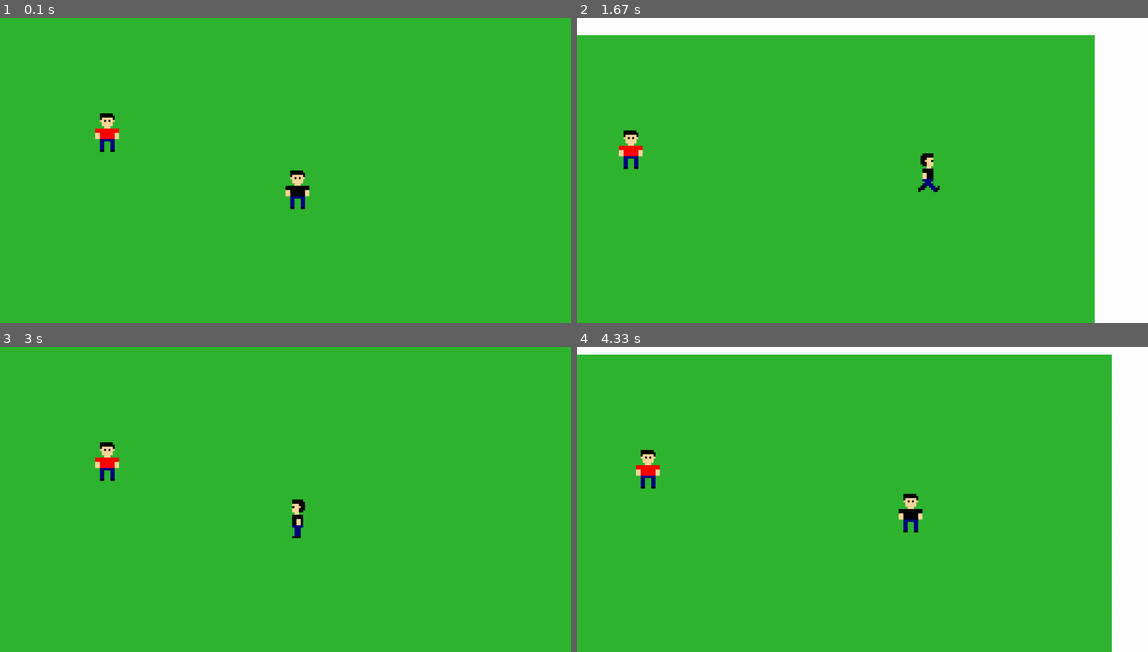
Above: before the commit, frames 1-4 (two rows, left to right).
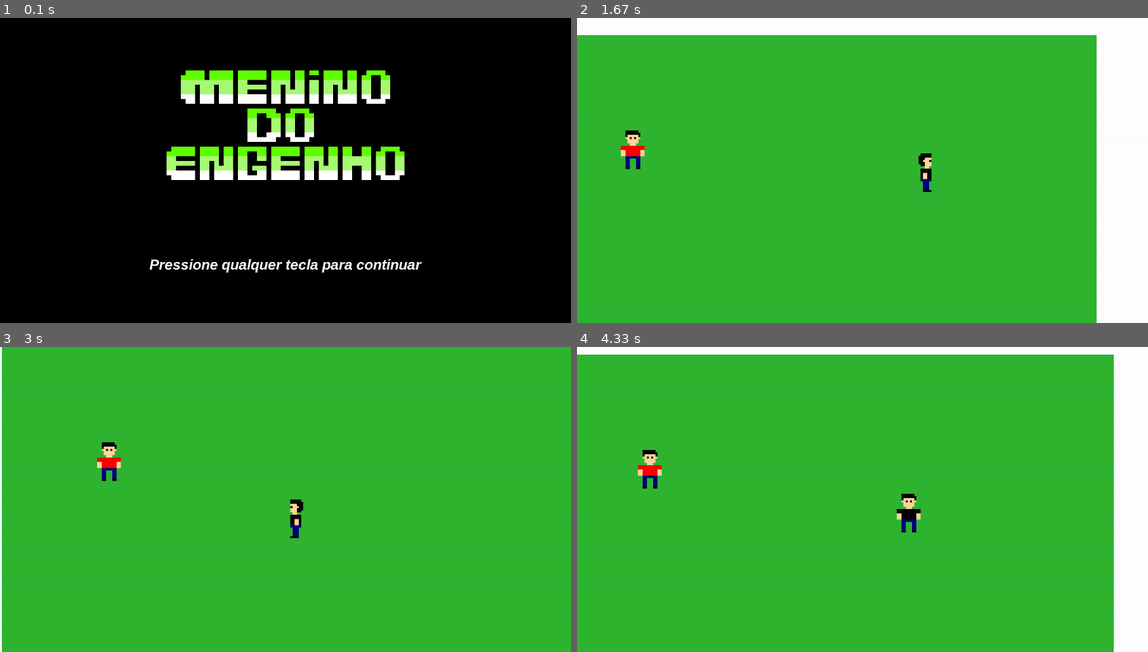
Above: after the commit, the same moments.

Repository: dlsr00t/Menino-de-Engenho
Game: pygame game, started from MeninoDoEngenho.py
The game is run twice, just before and just after one commit, with the same random seed, the same clock (stepped at 60 frames per second) and the same inputs.
Inputs:
- Up to frame 1 (0.1 s): no input
- Up to frame 2 (1.67 s): hold D 0.33-0.8 s; hold W 0.83-1.13 s; hold D 1.17-1.63 s
- Up to frame 3 (3 s): hold A 1.67-2.2 s; tap E at 1.82 s; hold S 2.23-2.53 s; hold A 2.57-2.97 s
- Up to frame 4 (4.33 s): hold W 3-3.37 s; tap E at 3.15 s; hold D 3.4-4.03 s; hold S from 4.07 s (still down)

The runs differ from the first frame. In frame 1, 100% of the frame differs, in the area x 0-100%, y 0-100%; in frame 2, 0.7%; in frame 3, 0.7%; in frame 4, 0.7%.

Commit message:
31/10/2022

Diff:
--- a/MeninoDoEngenho.py
+++ b/MeninoDoEngenho.py
@@ -6,9 +6,11 @@
 import time
 from variaveis import *
 
+pygame.display.set_caption('Menino do Engenho')
 
-pygame.display.set_caption('Jogo')
-
+rodando = False
+valor_continuar = 0
+contador = 0
 
 def sprite(sprite_name):
     global image_sprite
@@ -17,15 +19,64 @@
                     pygame.image.load(os.path.join('assets', sprite_name+'.png')),
                     pygame.image.load(os.path.join('assets', sprite_name+'2.png'))]
 
+def tela_de_start():
+    global rodando
+    global valor_continuar
+    global continuar
+    fonte_start = pygame.font.SysFont('arial', 30, True, True)
+    start = 'Pressione qualquer tecla para continuar'
+    continuar = [fonte_start.render(start, False, (branco)),
+                 fonte_start.render(start, False, (preto))]
+    if valor_continuar >= len(continuar):
+        valor_continuar = 0
+    pressione = continuar[int(valor_continuar)]
+    continuar_rect = pressione.get_rect()
+    continuar_rect.midtop = (largura/2, 500)
+    tela.blit(pressione, continuar_rect)
+    titulo = pygame.image.load(os.path.join('assets', 'logo.png'))
+    logo = pygame.transform.scale(titulo, (520, 250))
+    logo_rect = logo.get_rect()
+    logo_rect.midtop = (largura/2, 100)
+    tela.blit(logo, logo_rect)
 
-while True:
+def instrucoes():
+    instrucoes = pygame.Rect(largura/2, altura/2, 500, 140)
+    instrucoes.midtop = (largura/2, 220)
+    pygame.draw.rect(tela, branco, instrucoes)
+    mensagem = 'Pressione W, A, S e D para andar'
+    fonte = pygame.font.SysFont('arial', 30, True, True)
+    controles = fonte.render(mensagem, False, (0, 0, 0))
+    controles_rect = controles.get_rect()
+    controles_rect.center = (largura/2, 240)
+    tela.blit(controles, controles_rect)
+    mensagem2 = 'Pressione E para interagir'
+    controles2 = fonte.render(mensagem2, False, (0, 0, 0))
+    controles_rect2 = controles2.get_rect()
+    controles_rect2.center = (largura/2, 340)
+    tela.blit(controles2, controles_rect2)
+
+
+while (rodando == False):
+    tela.fill(preto)
+    relogio.tick(30)
+    tela_de_start()
+    for event in pygame.event.get():
+            if event.type == QUIT:
+                pygame.quit()
+                exit()
+            if event.type == KEYDOWN:
+                rodando = True
+    valor_continuar += 0.075
+    pygame.display.flip()
+
+
+
+while (rodando == True):
     relogio.tick(30)
     tela.fill(branco)
     tela.blit(background, (a, b))
     tela.blit(npc, (a + 200, b + 200))
     sprite(ultimo)
-
-
 
 
     def dialogo(ret1 = "ret_um", ret2 = "ret_dois", ret2_cord_a=200, ret2_cord_b = 281):
@@ -56,6 +107,7 @@
             exit()
 
         def is_moving():
+            global valor
             if event.type == pygame.KEYUP:
                 if event.key == pygame.K_a or event.key == pygame.K_d or event.key == pygame.K_w or event.key == pygame.K_s:
                     #movimentando = False
@@ -71,11 +123,11 @@
                 '''
                 ret_um = pygame.Rect(x, y, 50, 81)
                 ret_dois = pygame.Rect(a + 200, b + 281, 50, 81)
-
                 if ret_um.colliderect(ret_dois):
                     tela.blit(nome_formatado, (a + 175, b + 150))
                 '''
-
+                global contador
+                contador +=1
                 if event.key==K_e:
                     ret_um = pygame.Rect(x, y, 50, 81)
                     ret_dois = pygame.Rect(a + 200, b + 281, 50, 81)
@@ -83,6 +135,7 @@
                         #tela.blit(texto_formatado, (a + 175, b + 150))
                         texto = True
                         texto_count += 1
+
 
         hook()
 
@@ -132,11 +185,12 @@
 
     tela.blit(imagem, (x, y))
 
+    if contador <= 0:
+        instrucoes()
 
     '''
     ret_um = pygame.Rect(x, y, 50, 81)
     ret_dois = pygame.Rect(a + 200, b + 281, 50, 81)
-
     if ret_um.colliderect(ret_dois):
         tela.blit(nome_formatado, (a + 175, b + 150))
     '''
--- a/movimento.py
+++ /dev/null
@@ -1,157 +0,0 @@
-from glob import glob
-import pygame
-from pygame.locals import *
-from sys import exit
-import os
-import time
-from variaveis import *
-from pygame.locals import *
-
-
-pygame.display.set_caption('Jogo')
-tela = pygame.display.set_mode((largura, altura))
-
-pygame.init()
-
-def sprite(sprite_name):
-    global image_sprite
-    image_sprite = [pygame.image.load(os.path.join('assets', sprite_name+'.png')),
-                    pygame.image.load(os.path.join('assets', sprite_name+ '1.png')),
-                    pygame.image.load(os.path.join('assets', sprite_name+'.png')),
-                    pygame.image.load(os.path.join('assets', sprite_name+'2.png'))]
-
-
-def tela_de_start():
-    fonte_start = pygame.font.SysFont('arial', 30, True, True)
-    start = 'Pressione qualquer tecla para continuar'
-    continuar = fonte_start.render(start, False, (255,255,255))
-    continuar_rect = continuar.get_rect()
-    continuar_rect.midtop = (largura/2, 400)
-    tela.blit(continuar, continuar_rect)
-
-#tela_de_start()
-#time.sleep(5)
-while True:
-    relogio.tick(30)
-    tela.fill(branco)
-    tela.blit(background, (a, b))
-    tela.blit(npc, (a + 200, b + 200))
-    sprite(ultimo)
-
-
-
-    def dialogo(ret1 = "ret_um", ret2 = "ret_dois", ret2_cord_a=200, ret2_cord_b = 281):
-        ret1 = pygame.Rect(x, y, 50, 81)
-        #ret2 = pygame.Rect(a + 200, b + 281, 50, 81)
-        ret2 = pygame.Rect(a+ret2_cord_a, b+ret2_cord_b, 50, 81)
-        global texto
-        global texto_count
-        if ret1.colliderect(ret2):
-            if not texto:
-                formatacao = fonte.render(nome, False, (255,255,255))
-                tela.blit(formatacao, (a + 175, b + 150))
-            if texto == True and texto_count <= len(mensagem):
-                formatacao = fonte.render(mensagem[texto_count-1], False, (0,0,0))
-                tela.blit(formatacao, (a+175, b+150))
-
-        if not ret1.colliderect(ret2) or texto_count > len(mensagem):
-            texto_count = 0
-            texto = False
-
-    dialogo()
-
-
-
-
-    for event in pygame.event.get():
-        if event.type == QUIT:
-            pygame.quit()
-            exit()
-
-        def is_moving():
-            global valor
-            if event.type == pygame.KEYUP:
-                if event.key == pygame.K_a or event.key == pygame.K_d or event.key == pygame.K_w or event.key == pygame.K_s:
-                    #movimentando = False
-                    valor = 0
-                    return False
-
-        movimentando = is_moving()
-
-        def hook():
-            global texto
-            global texto_count
-            if event.type == KEYDOWN:
-                '''
-                ret_um = pygame.Rect(x, y, 50, 81)
-                ret_dois = pygame.Rect(a + 200, b + 281, 50, 81)
-                if ret_um.colliderect(ret_dois):
-                    tela.blit(nome_formatado, (a + 175, b + 150))
-                '''
-
-                if event.key==K_e:
-                    ret_um = pygame.Rect(x, y, 50, 81)
-                    ret_dois = pygame.Rect(a + 200, b + 281, 50, 81)
-                    if ret_um.colliderect(ret_dois) and texto_count <= len(mensagem):
-                        #tela.blit(texto_formatado, (a + 175, b + 150))
-                        texto = True
-                        texto_count += 1
-
-        hook()
-
-
-    if pygame.key.get_pressed()[K_a]:
-        if x > a:
-            x -= 4
-            movimentando = True
-            sprite("sprite_esquerda")
-            ultimo = "sprite_esquerda"
-            a += 4
-
-    if pygame.key.get_pressed()[K_d]:
-        if x + 50 < a + 1200:
-            x += 4
-            movimentando = True
-            sprite("sprite_direita")
-            ultimo = "sprite_direita"
-            a -= 4
-
-    if pygame.key.get_pressed()[K_w]:
-        if y > b:
-            y -= 4
-            movimentando = True
-            sprite("sprite_cima")
-            ultimo = "sprite_cima"
-            b += 4
-
-    if pygame.key.get_pressed()[K_s]:
-        if y + 81 < b + 640:
-            y += 4
-            movimentando = True
-            sprite("sprite_baixo")
-            ultimo = "sprite_baixo"
-            b -= 4
-
-
-    if movimentando == True:
-        valor += 0.25
-
-
-    if valor >= len(image_sprite):
-        valor = 0
-
-    imagem = image_sprite[int(valor)]
-    imagem = pygame.transform.scale(imagem, (50, 81))
-
-    tela.blit(imagem, (x, y))
-
-
-    '''
-    ret_um = pygame.Rect(x, y, 50, 81)
-    ret_dois = pygame.Rect(a + 200, b + 281, 50, 81)
-    if ret_um.colliderect(ret_dois):
-        tela.blit(nome_formatado, (a + 175, b + 150))
-    '''
-
-    #tela.blit(nome_formatado, (a + 175, b + 150))
-    pygame.display.flip()
--- a/tst.py
+++ /dev/null
@@ -1,48 +0,0 @@
-import pygame
-import os
-from sys import exit
-from pygame.locals import *
-
-pygame.init()
-largura = 1200
-altura = 640
-branco = 255, 255, 255
-tela = pygame.display.set_mode((largura, altura))
-relogio = pygame.time.Clock()
-x = largura/2
-y = altura/2
-a = 0
-b = 0
-'''
-while True:
-    relogio.tick(30)
-    tela.fill(branco)
-    for event in pygame.event.get():
-        if event.type == QUIT:
-            pygame.quit()
-            exit()
-'''
-
-pygame.display.set_caption('Jogo')
-tela = pygame.display.set_mode((largura, altura))
-
-pygame.init()
-
-def sprite(sprite_name):
-    global image_sprite
-    image_sprite = [pygame.image.load(os.path.join('assets', sprite_name+'.png')),
-                    pygame.image.load(os.path.join('assets', sprite_name+ '1.png')),
-                    pygame.image.load(os.path.join('assets', sprite_name+'.png')),
-                    pygame.image.load(os.path.join('assets', sprite_name+'2.png'))]
-
-
-#def tela_de_start():
-while True:
-    relogio.tick(30)
-    tela.fill(branco)
-    for event in pygame.event.get():
-        if event.type == QUIT:
-            pygame.quit()
-            exit()
-
-    pygame.display.flip()
--- a/variaveis.py
+++ b/variaveis.py
@@ -31,3 +31,4 @@
 #ret_dois = pygame.Rect(a + 200, b + 281, 50, 81)
 texto = False
 texto_count = 0
+preto = (0,0,0)
Binary file added: assets/logo.png
